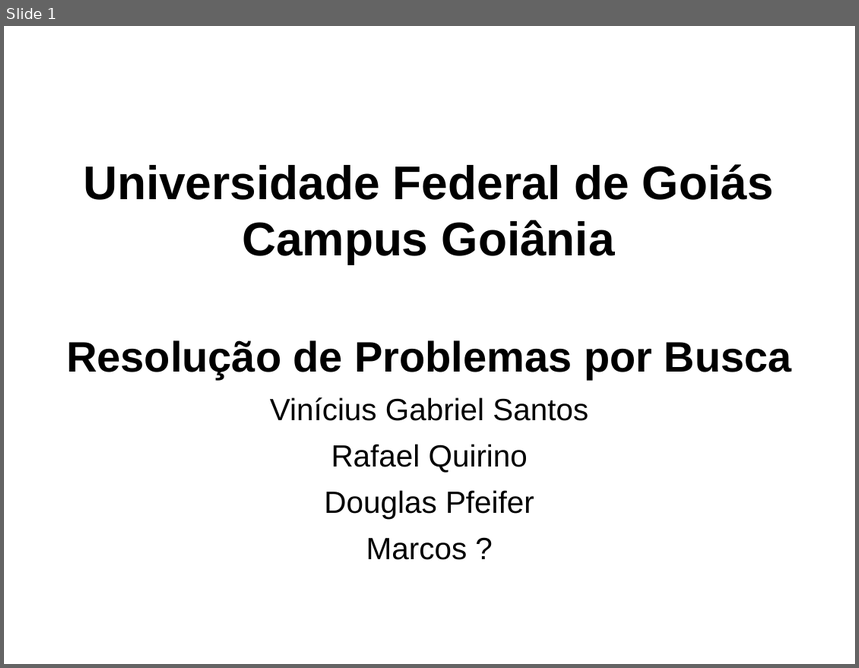
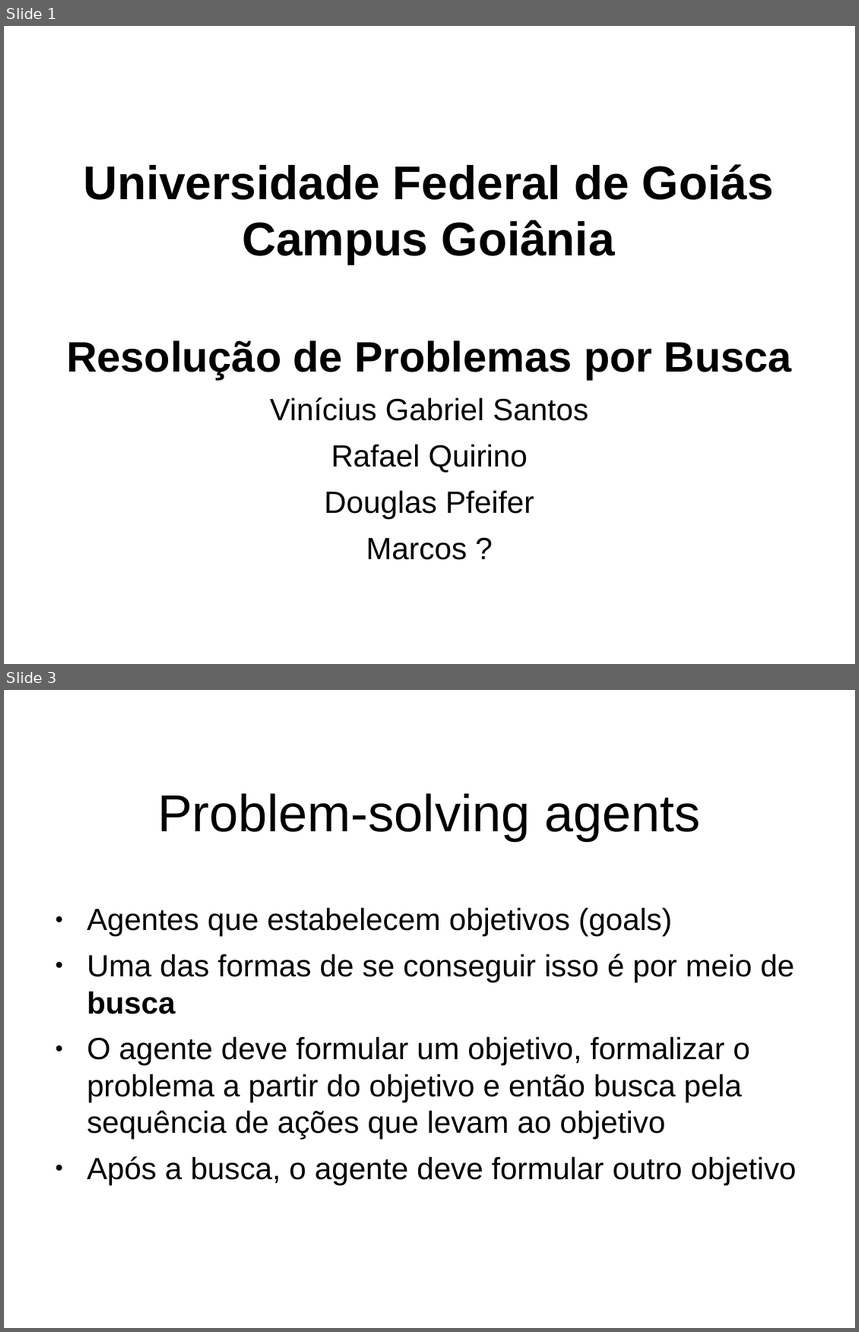
Before and after one commit to RafaelQuirino/SearchingProblems, a slide deck: slides.odp. Shown one above the other, each under a label of ours: slide 1 before the commit, slides 1 and 3 after it; the slides between them are not shown. The pictures are 859x668 and 859x1332 pixels, drawn with LibreOffice and Linux fonts; fonts in the diff are those of the drawing; background and template pictures are left out. Boxes give left, top, right and bottom in pixels: in the first picture for what was removed or moved away, otherwise in the second. Text is boxed around its words. In the diff, an @@ line names an element or a change of style, - is before the commit and + after.

```diff
--- a/slides.odp
+++ b/slides.odp
@@ slide 3 added at bbox=[4, 690, 855, 1328], background picture (left out) @@
@@ title added at bbox=[158, 793, 700, 841], 44 pt, text #000000 @@
+Problem-solving agents
@@ text added at bbox=[87, 907, 797, 1186], 25.9 pt, text #000000 @@
+● Agentes que estabelecem objetivos (goals)
+● Uma das formas de se conseguir isso é por meio de busca
+● O agente deve formular um objetivo, formalizar o problema a partir do objetivo e então busca pela sequência de ações que levam ao objetivo
+● Após a busca, o agente deve formular outro objetivo
```
Also in this commit, not shown: 13 other slides added, 5 other files.
